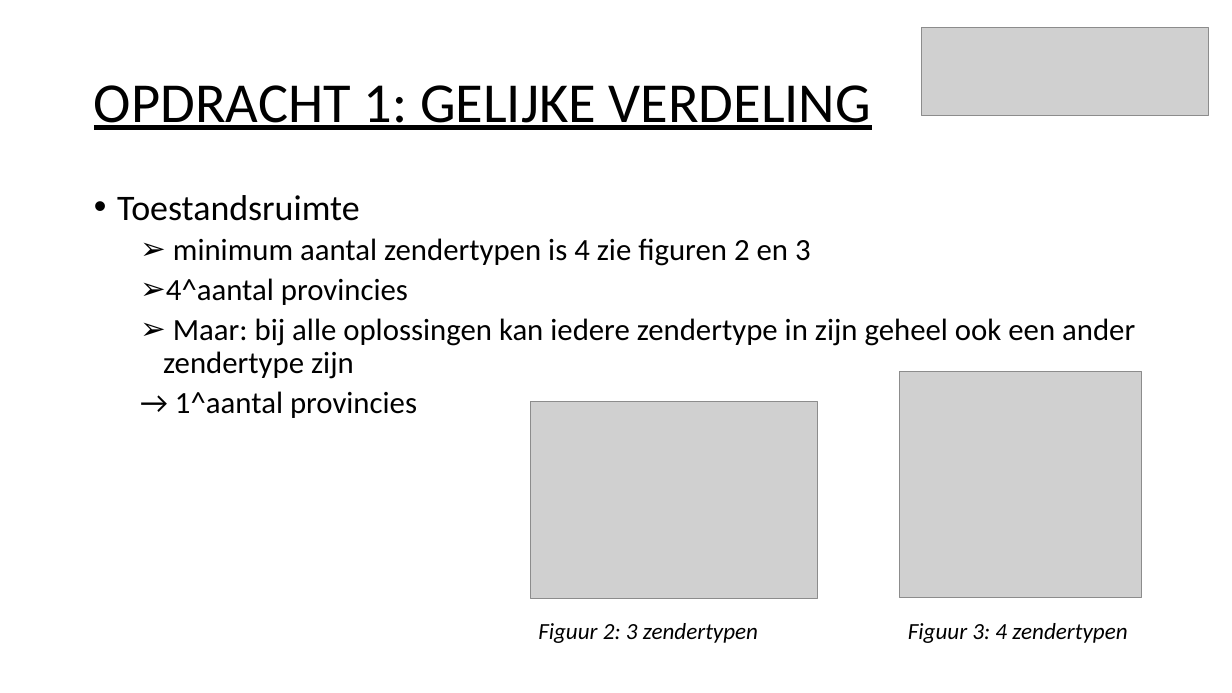
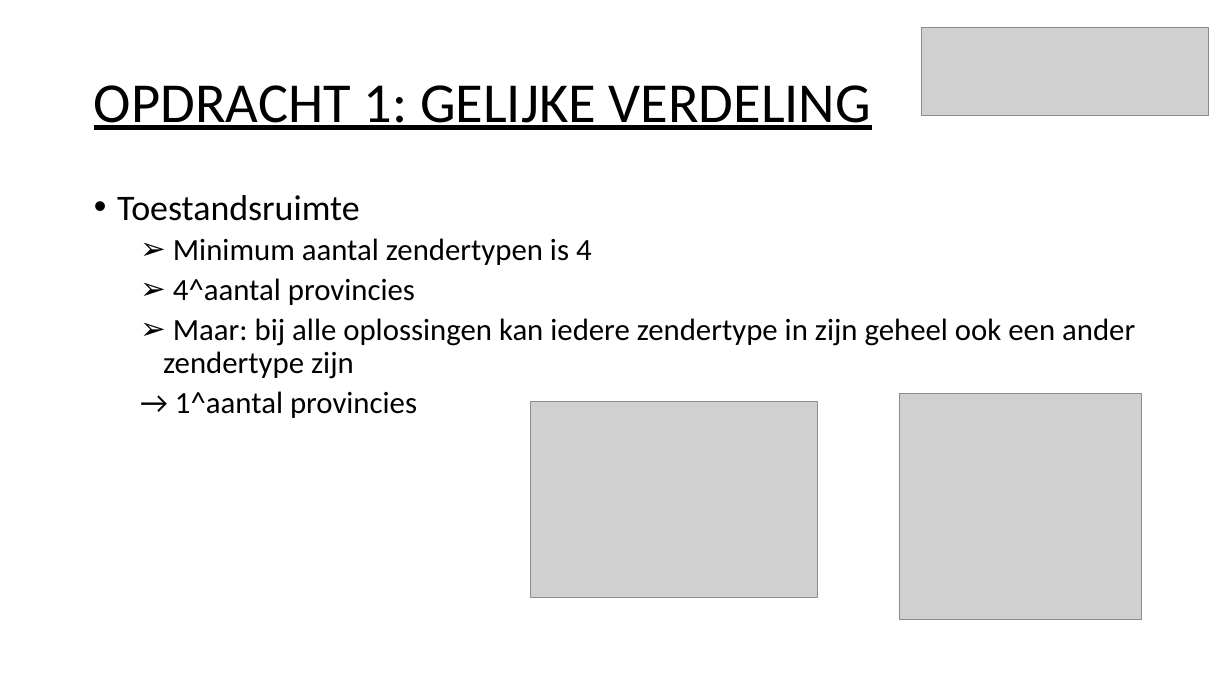
Before and after one commit to Tomttaw/Radio-Russia, a slide deck: slide 4 of powerpoint week 5.pptx. Drawn at 1232x693 pixels with LibreOffice and Linux fonts; fonts in the diff are those of the drawing; grey boxes stand for pictures. Boxes give left, top, right and bottom in pixels: in the first picture for what was removed or moved away, otherwise in the second. Text is boxed around its words. In the diff, an @@ line names an element or a change of style, - is before the commit and + after.

```diff
--- a/powerpoint week 5.pptx
+++ b/powerpoint week 5.pptx
@@ text at bbox=[173, 238, 592, 265]: text changed @@
-  ➢ minimum aantal zendertypen is 4 zie figuren 2 en 3
+  ➢ Minimum aantal zendertypen is 4
@@ picture: place and size @@
-picture at bbox=[899, 372, 1141, 598]
+picture at bbox=[899, 394, 1141, 620]
@@ text removed at bbox=[538, 623, 1127, 643] @@
-Figuur 2: 3 zendertypen Figuur 3: 4 zendertypen
```
Also in this commit, not shown: 5 other slides changed, 3 slides added, 1 other file.
